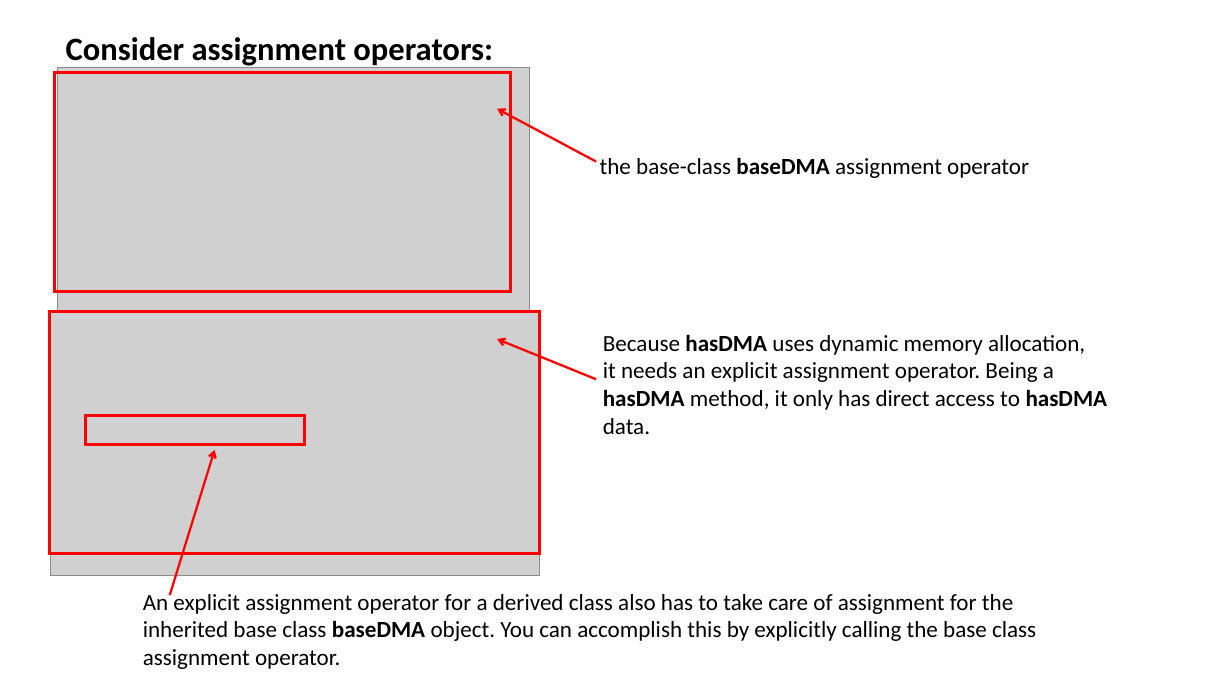
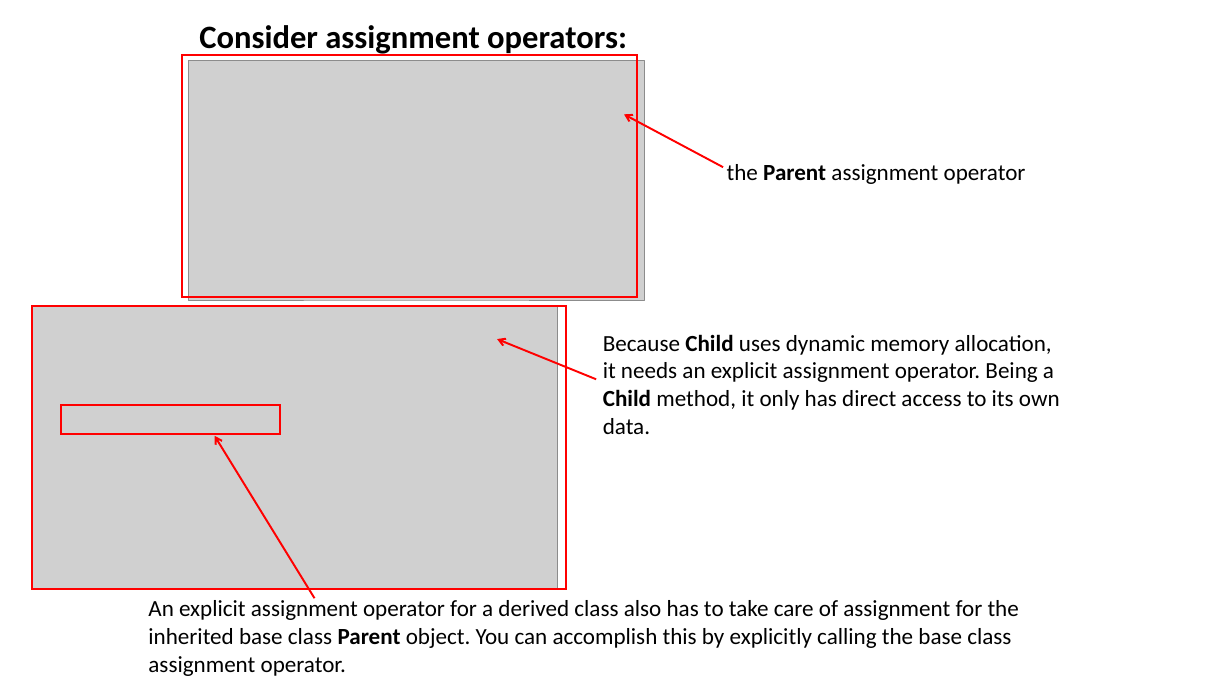
Before and after one commit to ShiqiYu/CPP, a slide deck: slide 16 of week12/Lab12.pptx (slide 20 before the commit). Drawn at 1232x693 pixels with LibreOffice and Linux fonts; fonts in the diff are those of the drawing; grey boxes stand for pictures; background and template pictures are left out. Boxes give left, top, right and bottom in pixels: in the first picture for what was removed or moved away, otherwise in the second. Text is boxed around its words. In the diff, an @@ line names an element or a change of style, - is before the commit and + after.

```diff
--- a/week12/Lab12.pptx
+++ b/week12/Lab12.pptx
@@ text "Consider assignment operators:": place and size @@
-text "Consider assignment operators:" at [66,37,493,69]
+text "Consider assignment operators:" at [199,25,627,56]
@@ outline #FF0000 2 pt to #FF0000 1.5 pt in 3 elements at [61,406,280,434], [31,306,566,590], [182,55,638,297] @@
@@ rectangle: place and size @@
-rectangle at [55,73,510,292]
+rectangle at [182,55,638,297]
@@ picture: place and size @@
-picture at [57,67,530,310]
+picture at [189,61,644,300]
@@ arrow moved from (596, 162) - (497, 109) to (724, 167) - (624, 115) @@
@@ arrow (724, 167) - (624, 115): stroke #FF0000 1.75 pt to #FF0000 1.5 pt @@
@@ text at [727,164,1026,184]: text changed @@
-the base-class baseDMA assignment operator
+the Parent assignment operator
@@ rectangle: place and size @@
-rectangle at [49,311,540,554]
+rectangle at [31,306,566,590]
@@ picture: place and size @@
-picture at [51,311,540,575]
+picture at [31,306,557,590]
@@ arrow (596, 380) - (497, 339): stroke #FF0000 1.75 pt to #FF0000 1.5 pt @@
@@ text at [603,334,1052,355]: text changed @@
-Because hasDMA uses dynamic memory allocation,
+Because Child uses dynamic memory allocation,
@@ text at [603,389,1060,410]: text changed @@
-hasDMA method, it only has direct access to hasDMA
+Child method, it only has direct access to its own
@@ rectangle: place and size @@
-rectangle at [86,416,305,445]
+rectangle at [61,406,280,434]
@@ arrow moved from (170, 595) - (214, 450) to (314, 598) - (214, 436) @@
@@ arrow (314, 598) - (214, 436): stroke #FF0000 1.75 pt to #FF0000 1.5 pt @@
@@ text at [148,628,1011,648]: text changed @@
-inherited base class baseDMA object. You can accomplish this by explicitly calling the base class
+inherited base class Parent object. You can accomplish this by explicitly calling the base class
```
Also in this commit, not shown: 6 other slides changed, 3 slides added, 6 slides removed.
